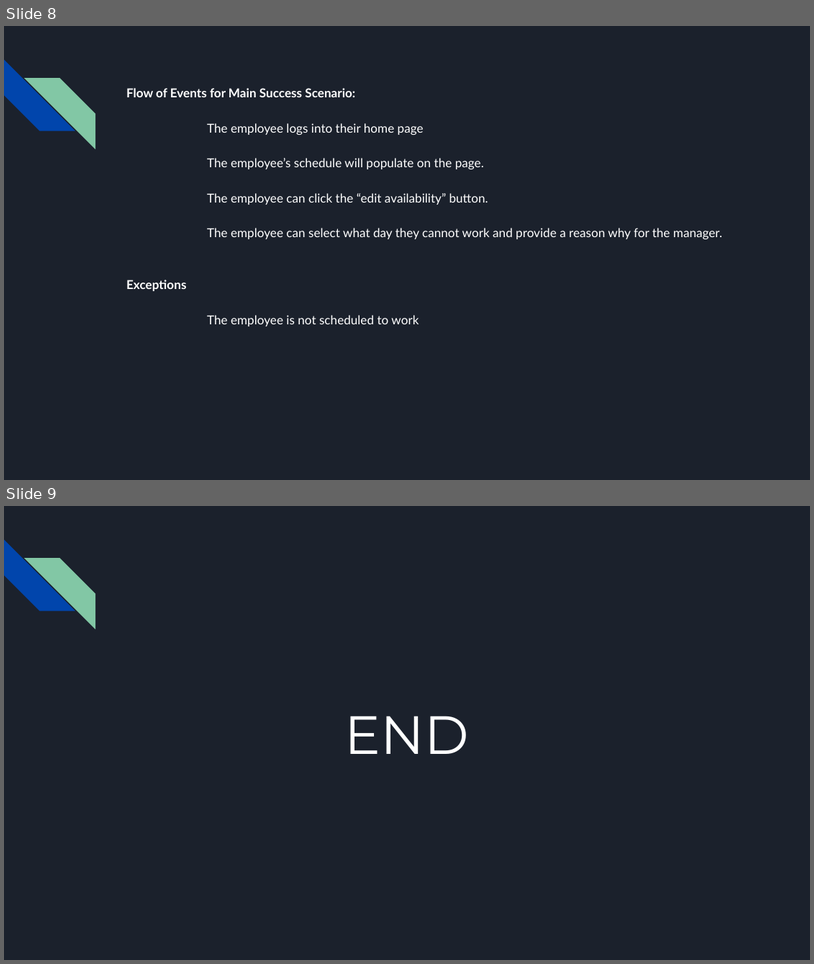
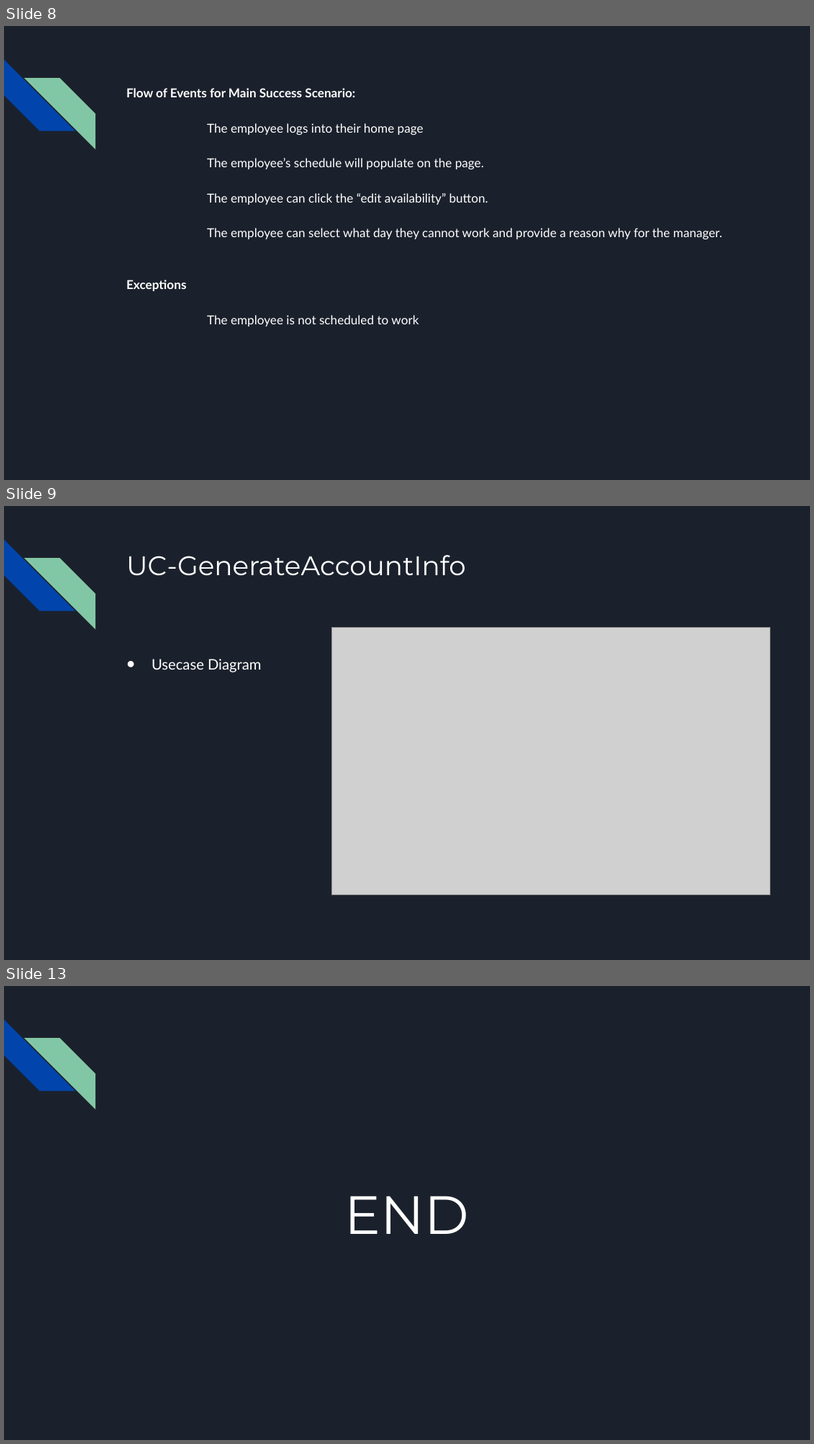
Before and after one commit to GraydonPeck/CSI4999Project, a slide deck: Documentation/4999 - Sprint5.pptx. Shown one above the other, each under a label of ours: slides 8 and 9 before the commit, slides 8, 9 and 13 after it; the slides between them are not shown. The pictures are 814x964 and 814x1444 pixels, drawn with LibreOffice and Linux fonts; fonts in the diff are those of the drawing; grey boxes stand for pictures. Boxes give left, top, right and bottom in pixels: in the first picture for what was removed or moved away, otherwise in the second. Text is boxed around its words. In the diff, an @@ line names an element or a change of style, - is before the commit and + after.

Commit message:
Powerpoint
Added some diagrams and goals for next sprint to the powerpoint slides

```diff
--- a/Documentation/4999 - Sprint5.pptx
+++ b/Documentation/4999 - Sprint5.pptx
@@ slide 9 added at (x1=4, y1=506, x2=810, y2=960), background #1B212C; not listed: 2 template elements that a slide beside it also shows @@
@@ title added at (x1=126, y1=555, x2=466, y2=576), 24 pt, text #FFFFFF @@
+UC-GenerateAccountInfo
@@ picture added at (x1=332, y1=627, x2=771, y2=895) @@
@@ text added at (x1=152, y1=659, x2=261, y2=672), 13 pt, text #FFFFFF @@
+● Usecase Diagram
@@ what was slide 9 is now slide 13 @@
```
Also in this commit, not shown: 1 slide changed, 3 other slides added.
